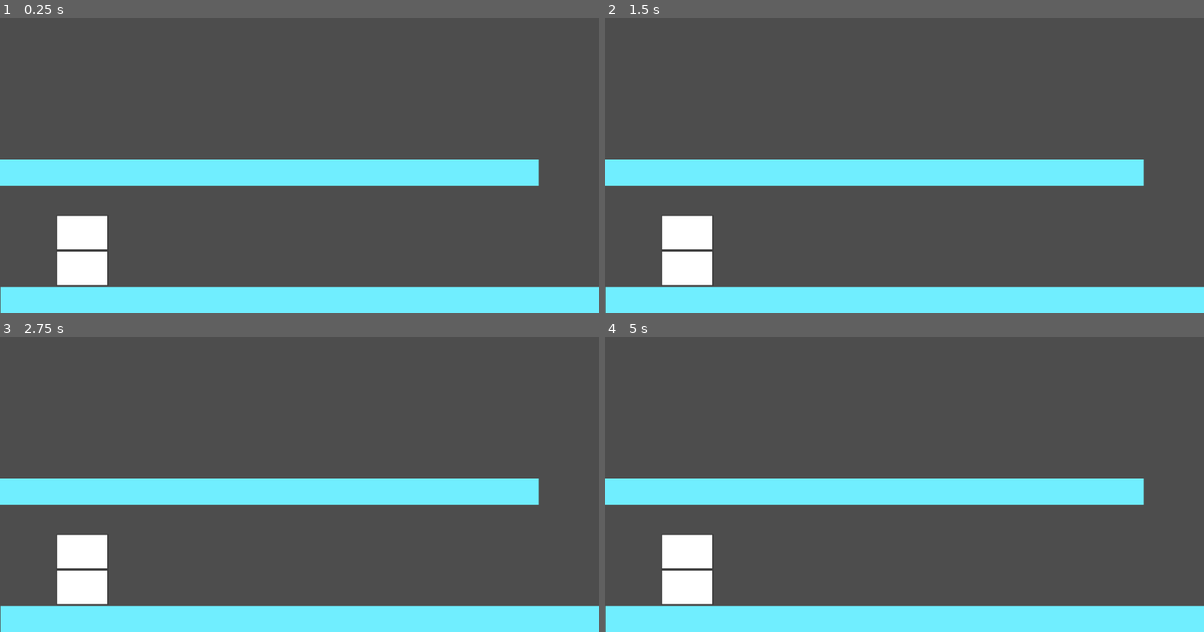
Above: before the commit, frames 1-4 (two rows, left to right).
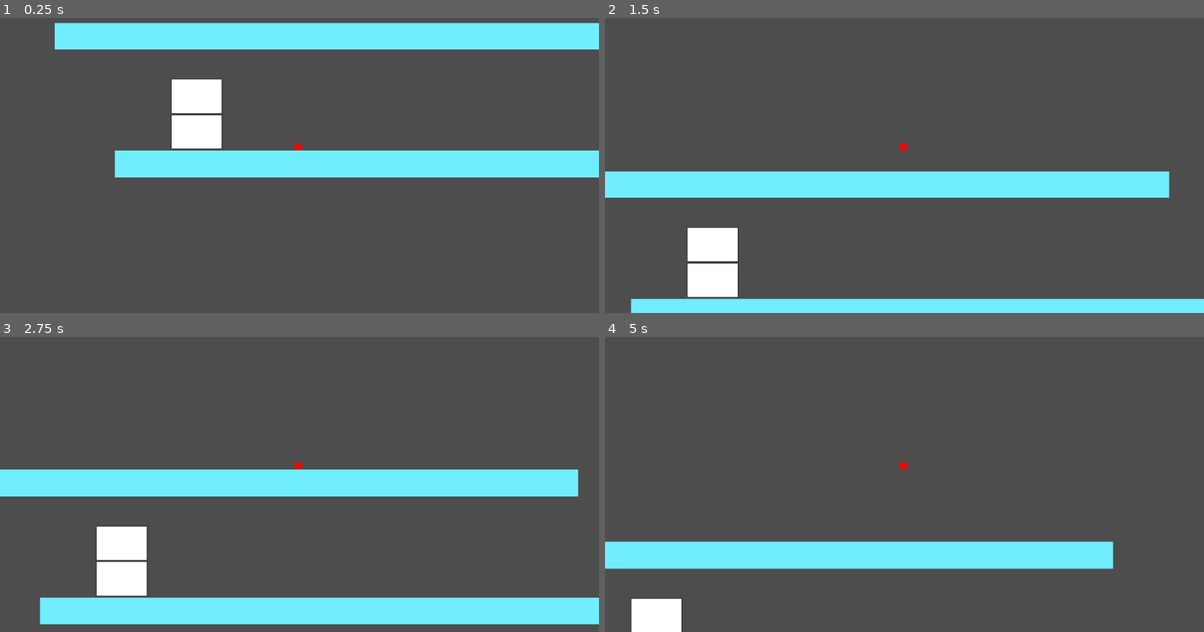
Above: after the commit, the same moments.

Repository: PineShark/shoplifting
Game: Godot game, scene res://scenes/gamemap.tscn
Two runs of this game, one before a commit and one after it. Both use one fixed random seed, a clock stepped at 60 frames per second and the inputs below.
Inputs:
- Up to frame 1 (0.25 s): no input
- Up to frame 2 (1.5 s): tap Enter (ui_accept) at 0.5, 0.6, 0.77, 1.07, 1.35 s; hold Right (ui_right) from 0.53 s (still down)
- Up to frame 3 (2.75 s): tap Enter (ui_accept) at 1.52, 1.82, 2.1 s; release Right (ui_right) at 2.03 s; hold Left (ui_left) from 2.03 s (still down)
- Up to frame 4 (5 s): release Left (ui_left) at 2.78 s; hold Right (ui_right) 2.78-4.28 s; tap Enter (ui_accept) at 2.85, 3.02, 3.32, 3.6, 3.77, 4.07, 4.35, 4.52, 4.82 s; hold Left (ui_left) from 4.28 s (still down)

The runs differ from the first frame. In frame 1, 28% of the frame differs, in the area x 0-100%, y 1-100%; in frame 2, 14%; in frame 3, 15%; in frame 4, 26%.

Commit message:
player and updated gamemap

Diff:
--- a/scenes/gamemap.tscn
+++ b/scenes/gamemap.tscn
@@ -1,7 +1,8 @@
-[gd_scene load_steps=5 format=3 uid="uid://djrmi0j4t8xv0"]
+[gd_scene load_steps=6 format=3 uid="uid://djrmi0j4t8xv0"]
 
 [ext_resource type="Texture2D" uid="uid://dcxlsminbhlh6" path="res://art/temp_sprites/light blue square.png" id="1_qfbly"]
 [ext_resource type="Texture2D" uid="uid://dp6miife85ttk" path="res://art/temp_sprites/2storybuilding.png" id="2_ajcb8"]
+[ext_resource type="PackedScene" uid="uid://c2ox1uwcae37s" path="res://scenes/player.tscn" id="3_s4cbc"]
 
 [sub_resource type="RectangleShape2D" id="RectangleShape2D_3mt05"]
 size = Vector2(5752, 255)
@@ -11,44 +12,50 @@
 
 [node name="World" type="Node2D"]
 
-[node name="Road" type="StaticBody2D" parent="."]
+[node name="Player" parent="." instance=ExtResource("3_s4cbc")]
+position = Vector2(1634, -193)
 
-[node name="LightBlueSquare" type="Sprite2D" parent="Road"]
+[node name="Camera2D" type="Camera2D" parent="Player"]
+position = Vector2(11, -20)
+zoom = Vector2(0.2, 0.2)
+
+[node name="Road" type="Node" parent="."]
+
+[node name="Road" type="StaticBody2D" parent="Road"]
+
+[node name="LightBlueSquare" type="Sprite2D" parent="Road/Road"]
 position = Vector2(2749.5, 0)
 scale = Vector2(22.4805, 1)
 texture = ExtResource("1_qfbly")
 
-[node name="CollisionShape2D" type="CollisionShape2D" parent="Road"]
+[node name="CollisionShape2D" type="CollisionShape2D" parent="Road/Road"]
 position = Vector2(2748, -0.5)
 shape = SubResource("RectangleShape2D_3mt05")
 debug_color = Color(0.808447, 0.224566, 0.85237, 0.42)
 
-[node name="Camera2D" type="Camera2D" parent="."]
-position = Vector2(2745, -1499)
-zoom = Vector2(0.2, 0.2)
-
-[node name="Road2" type="StaticBody2D" parent="."]
+[node name="Road2" type="StaticBody2D" parent="Road"]
 position = Vector2(-581, -1231)
 
-[node name="LightBlueSquare" type="Sprite2D" parent="Road2"]
+[node name="LightBlueSquare" type="Sprite2D" parent="Road/Road2"]
 position = Vector2(2749.5, 0)
 scale = Vector2(22.4805, 1)
 texture = ExtResource("1_qfbly")
 
-[node name="CollisionShape2D" type="CollisionShape2D" parent="Road2"]
+[node name="CollisionShape2D" type="CollisionShape2D" parent="Road/Road2"]
 position = Vector2(2748, -0.5)
 shape = SubResource("RectangleShape2D_3mt05")
+one_way_collision = true
 debug_color = Color(0.808447, 0.224566, 0.85237, 0.42)
 
-[node name="Building" type="StaticBody2D" parent="."]
+[node name="Building" type="StaticBody2D" parent="Road"]
 position = Vector2(656, -481)
 collision_layer = 2
 collision_mask = 0
 
-[node name="2Storybuilding" type="Sprite2D" parent="Building"]
+[node name="2Storybuilding" type="Sprite2D" parent="Road/Building"]
 scale = Vector2(0.4, 0.4)
 texture = ExtResource("2_ajcb8")
 
-[node name="CollisionShape2D" type="CollisionShape2D" parent="Building"]
+[node name="CollisionShape2D" type="CollisionShape2D" parent="Road/Building"]
 position = Vector2(0, 0.5)
 shape = SubResource("RectangleShape2D_ker3v")
--- /dev/null
+++ b/scenes/player.tscn
@@ -0,0 +1,34 @@
+[gd_scene load_steps=6 format=3 uid="uid://c2ox1uwcae37s"]
+
+[ext_resource type="Script" path="res://scripts/player.gd" id="1_4wtb3"]
+[ext_resource type="Texture2D" uid="uid://dnnpvx5weujsf" path="res://art/temp_sprites/redcircle.png" id="1_g4vbx"]
+
+[sub_resource type="AtlasTexture" id="AtlasTexture_rwtg7"]
+atlas = ExtResource("1_g4vbx")
+region = Rect2(0, 0, 100, 100)
+
+[sub_resource type="SpriteFrames" id="SpriteFrames_e6a5x"]
+animations = [{
+"frames": [{
+"duration": 1.0,
+"texture": SubResource("AtlasTexture_rwtg7")
+}],
+"loop": true,
+"name": &"default",
+"speed": 5.0
+}]
+
+[sub_resource type="CircleShape2D" id="CircleShape2D_a7d0f"]
+radius = 37.054
+
+[node name="Player" type="CharacterBody2D"]
+z_index = 5
+script = ExtResource("1_4wtb3")
+
+[node name="AnimatedSprite2D" type="AnimatedSprite2D" parent="."]
+position = Vector2(1.90735e-06, -1.90735e-06)
+scale = Vector2(0.745, 0.745)
+sprite_frames = SubResource("SpriteFrames_e6a5x")
+
+[node name="CollisionShape2D" type="CollisionShape2D" parent="."]
+shape = SubResource("CircleShape2D_a7d0f")
--- /dev/null
+++ b/scripts/player.gd
@@ -0,0 +1,29 @@
+extends CharacterBody2D
+
+
+const SPEED = 900.0
+const JUMP_VELOCITY = -2400.0
+
+# Get the gravity from the project settings to be synced with RigidBody nodes.
+var gravity = ProjectSettings.get_setting("physics/2d/default_gravity")
+
+
+func _physics_process(delta):
+	# Add the gravity.
+	if not is_on_floor():
+		velocity.y += gravity * delta *2
+
+
+	# Handle jump.
+	if Input.is_action_just_pressed("ui_accept") and is_on_floor():
+		velocity.y = JUMP_VELOCITY
+
+	# Get the input direction and handle the movement/deceleration.
+	# As good practice, you should replace UI actions with custom gameplay actions.
+	var direction = Input.get_axis("ui_left", "ui_right")
+	if direction:
+		velocity.x = direction * SPEED
+	else:
+		velocity.x = move_toward(velocity.x, 0, SPEED)
+
+	move_and_slide()
